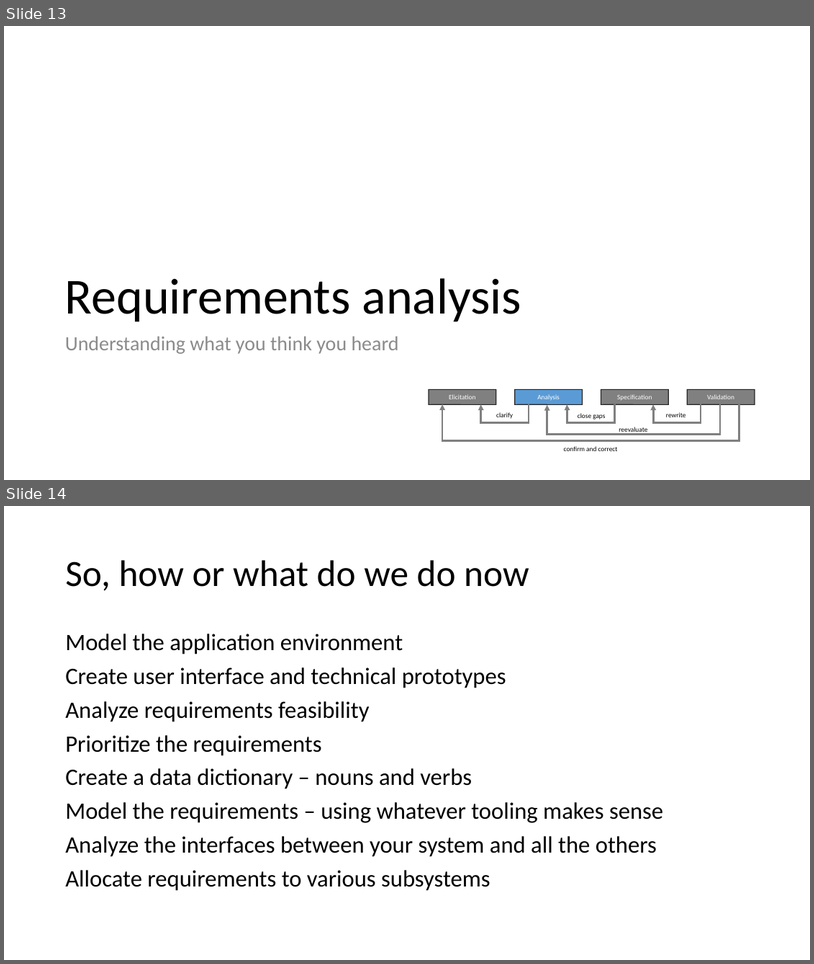
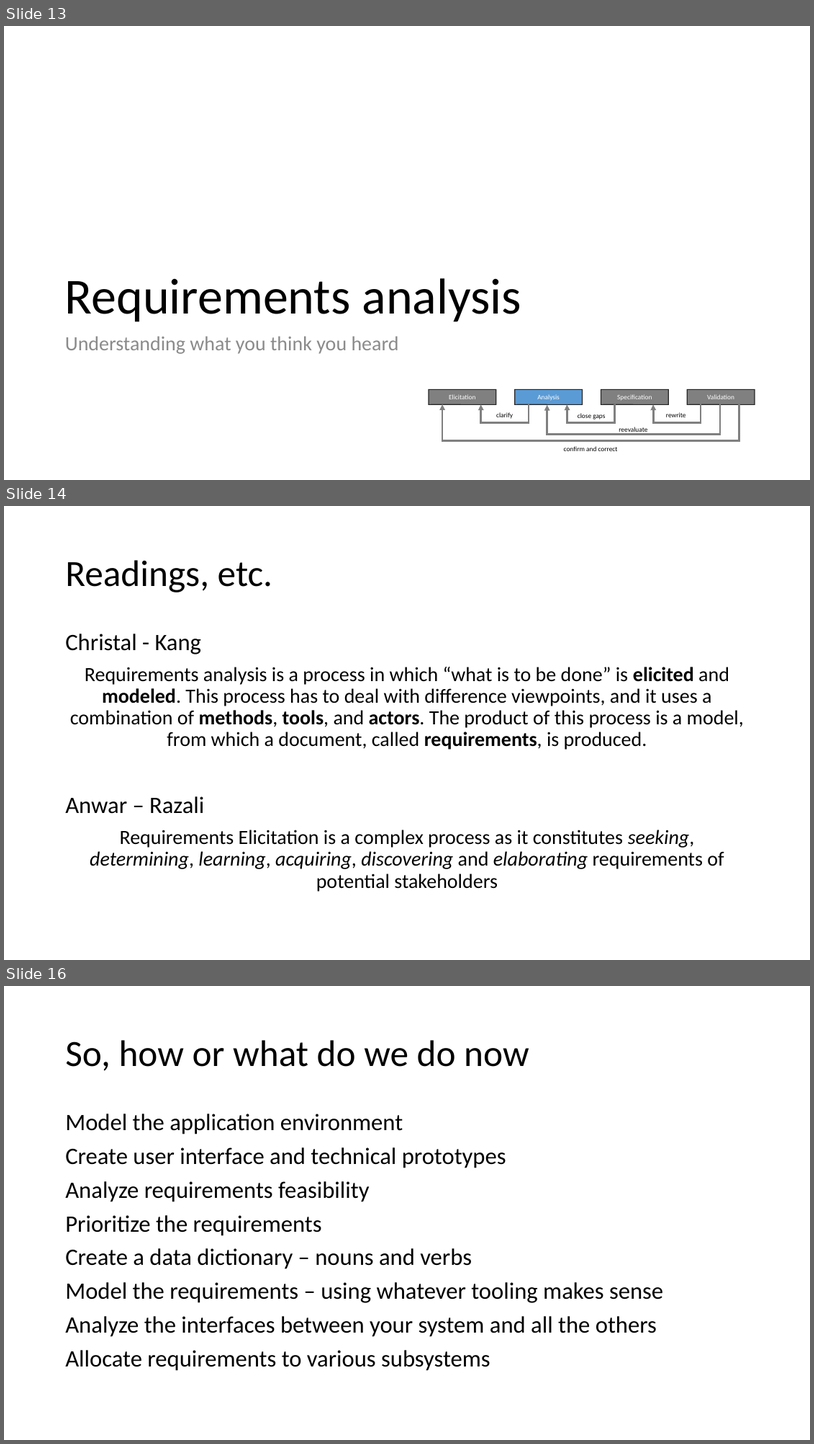
Before and after one commit to MengshanChen/SU_CPSC_5100_18FQ, a slide deck: lectures/Elicitation.pptx. Shown one above the other, each under a label of ours: slides 13 and 14 before the commit, slides 13, 14 and 16 after it; the slides between them are not shown. The pictures are 814x964 and 814x1444 pixels, drawn with LibreOffice and Linux fonts; fonts in the diff are those of the drawing. Boxes give left, top, right and bottom in pixels: in the first picture for what was removed or moved away, otherwise in the second. Text is boxed around its words. In the diff, an @@ line names an element or a change of style, - is before the commit and + after.

```diff
--- a/lectures/Elicitation.pptx
+++ b/lectures/Elicitation.pptx
@@ slide 14 added at [4,506,810,960], background #FFFFFF @@
@@ title added at [65,560,273,592], 44 pt, text #000000 @@
+Readings, etc.
@@ text added at [65,633,744,891], 24 pt, text #000000 @@
+Christal - Kang
+Requirements analysis is a process in which “what is to be done” is elicited and modeled. This process has to deal with difference viewpoints, and it uses a combination of methods, tools, and actors. The product of this process is a model, from which a document, called requirements, is produced.
+Anwar – Razali
+Requirements Elicitation is a complex process as it constitutes seeking, determining, learning, acquiring, discovering and elaborating requirements of potential stakeholders
@@ what was slide 14 is now slide 16 @@
```
Also in this commit, not shown: 1 slide changed, 7 other slides added, 3 other files.
